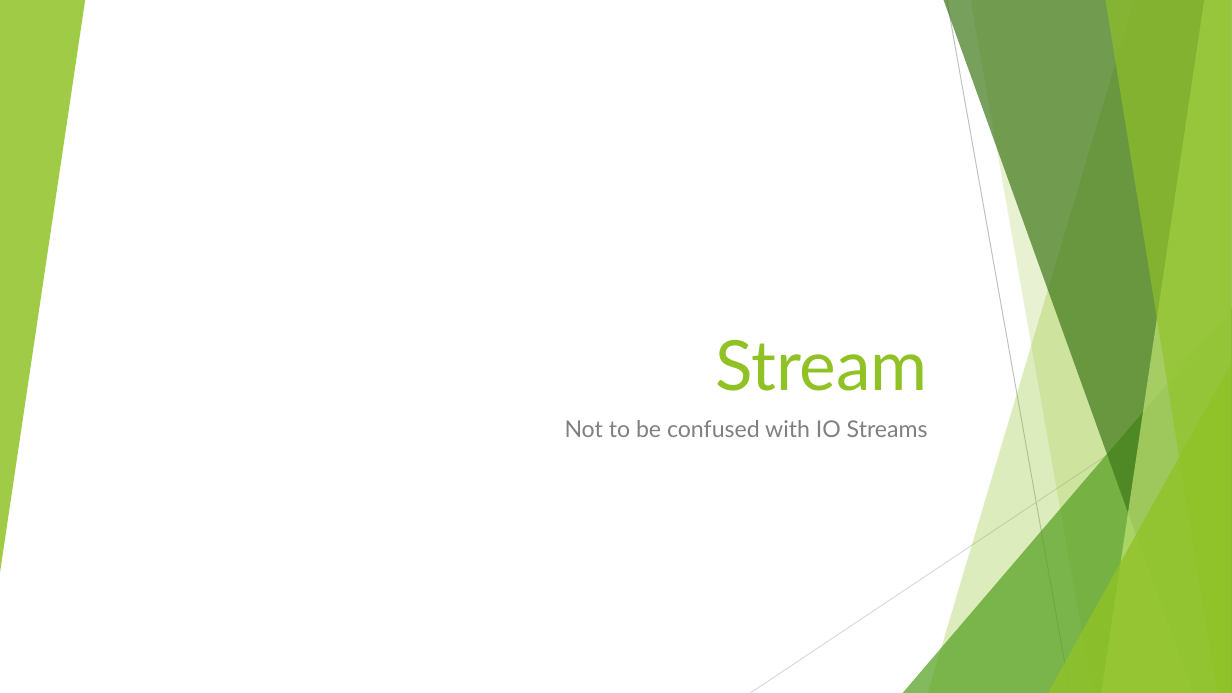
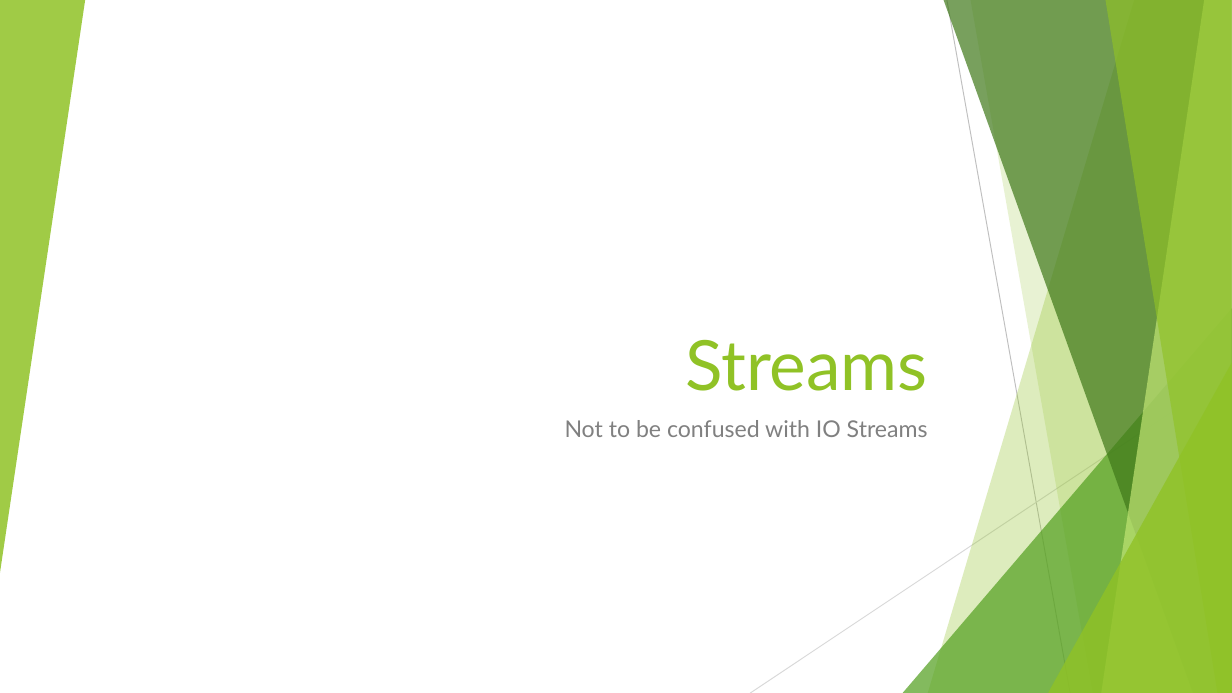
Before and after one commit to RichardRoda/2017-CodePaLOUsa-Lambda, a slide deck: slide 16 of Learning to Love the Lambda in the Stream.pptx (slide 15 before the commit). Drawn at 1232x693 pixels with LibreOffice and Linux fonts; fonts in the diff are those of the drawing. Boxes give left, top, right and bottom in pixels: in the first picture for what was removed or moved away, otherwise in the second. Text is boxed around its words. In the diff, an @@ line names an element or a change of style, - is before the commit and + after.

Commit message:
Various changes - Add unit testing strategies: builder pattern to add intermediate operation to stream, or decorator to decorate functional lambdas with testing logic.  Add slide about method references.

```diff
--- a/Learning to Love the Lambda in the Stream.pptx
+++ b/Learning to Love the Lambda in the Stream.pptx
@@ title at (685,339,928,391): text changed @@
-Stream
+Streams
```
Also in this commit, not shown: 11 other slides changed, 10 slides added, 5 other files.
